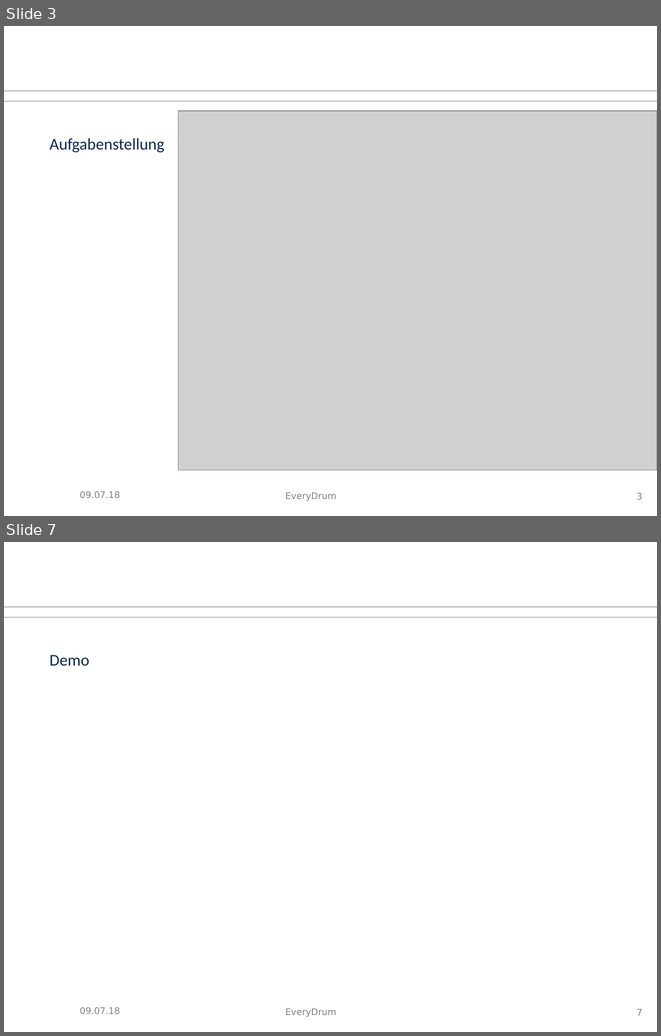
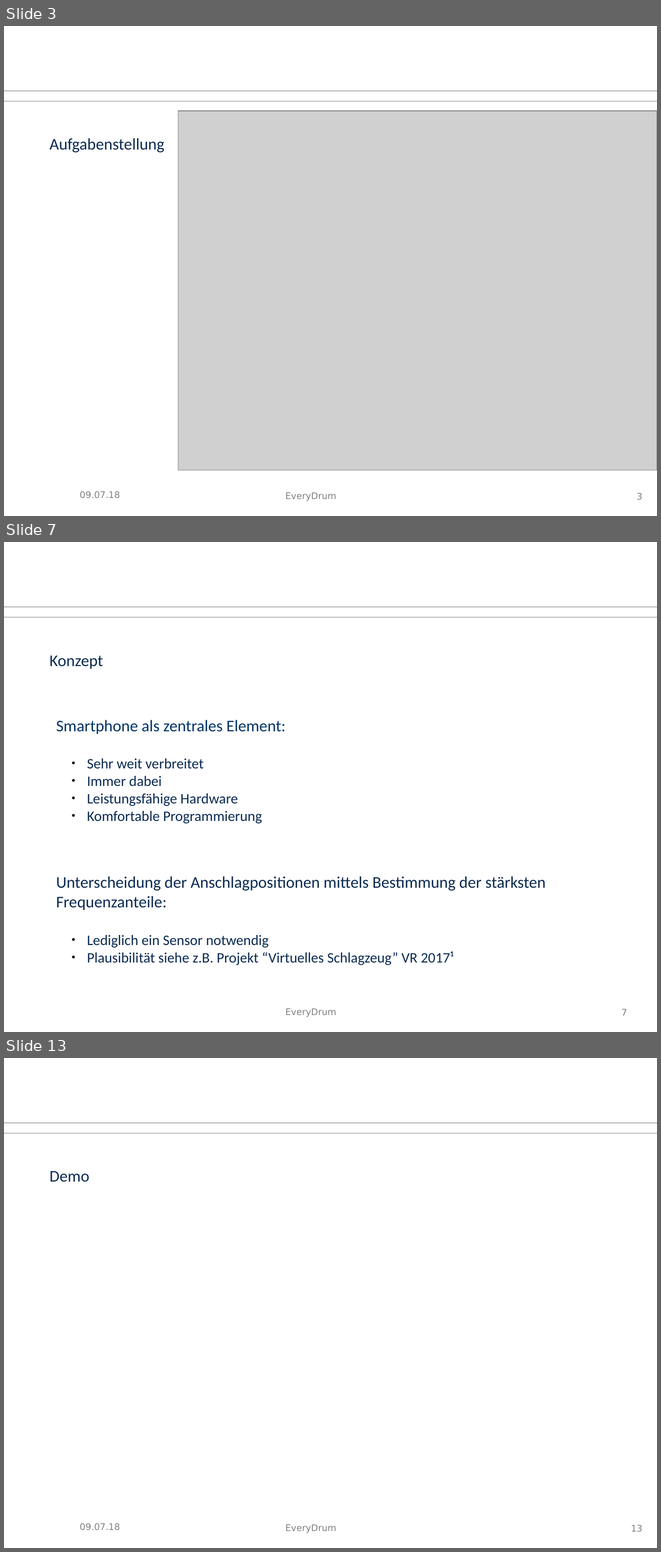
Before and after one commit to tziegler-tud/vr-anydrum, a slide deck: Documents/slides.odp. Shown one above the other, each under a label of ours: slides 3 and 7 before the commit, slides 3, 7 and 13 after it; the slides between them are not shown. The pictures are 661x1036 and 661x1552 pixels, drawn with LibreOffice and Linux fonts; fonts in the diff are those of the drawing; grey boxes stand for pictures; background and template pictures are left out. Boxes give left, top, right and bottom in pixels: in the first picture for what was removed or moved away, otherwise in the second. Text is boxed around its words. In the diff, an @@ line names an element or a change of style, - is before the commit and + after.

```diff
--- a/Documents/slides.odp
+++ b/Documents/slides.odp
@@ slide 7 added at (4, 542, 657, 1032), background #FFFFFF; not listed: 3 template elements that a slide beside it also shows @@
@@ text added at (50, 655, 103, 669), 18 pt, text #0B2A51 @@
+Konzept
@@ text added at (56, 720, 286, 823), 16 pt, text #0B2A51 @@
+Smartphone als zentrales Element:
+  ● Sehr weit verbreitet
+  ● Immer dabei
+  ● Leistungsfähige Hardware
+  ● Komfortable Programmierung
@@ text added at (56, 876, 546, 965), 16 pt, text #0B2A51 @@
+Unterscheidung der Anschlagpositionen mittels Bestimmung der stärksten Frequenzanteile:
+  ● Lediglich ein Sensor notwendig
+  ● Plausibilität siehe z.B. Projekt “Virtuelles Schlagzeug” VR 2017¹
@@ page number added at (621, 1008, 627, 1015), 10 pt, text #808080 @@
+7
@@ what was slide 7 is now slide 13 @@
@@ page number at (631, 1524, 643, 1531): text changed @@
-7
+13
```
Also in this commit, not shown: 3 slides changed, 8 other slides added, 2 slides removed, 7 other files.
